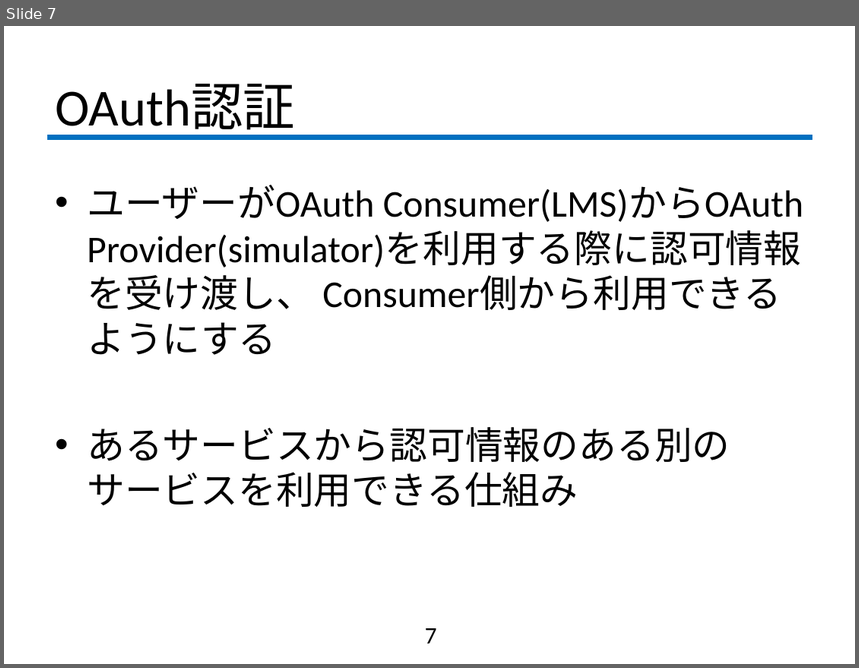
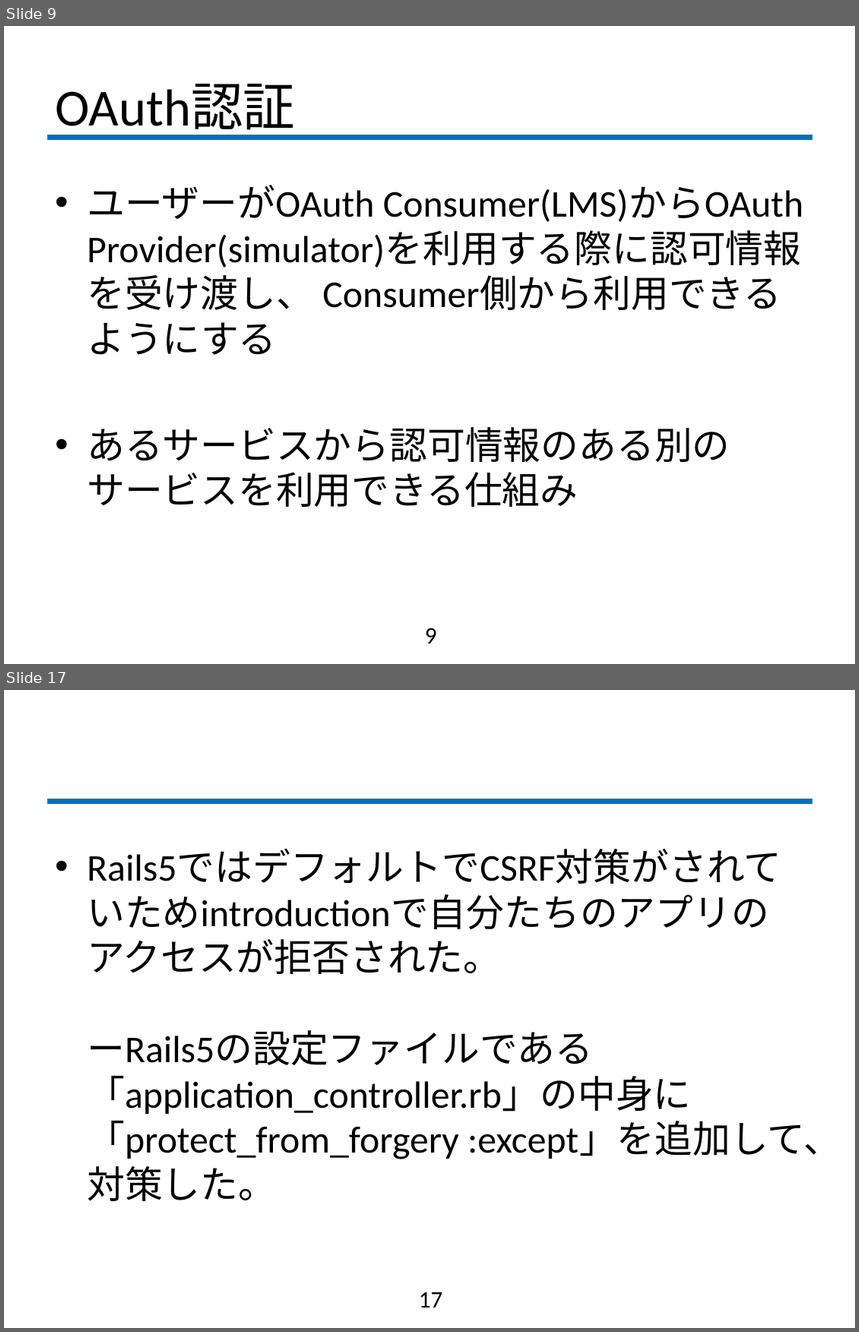
Before and after one commit to fujiLabo/fuji_simu, a slide deck: 中間発表.pptx. Shown one above the other, each under a label of ours: slide 7 before the commit, slides 9 and 17 after it; the slides between them are not shown. The pictures are 859x668 and 859x1332 pixels, drawn with LibreOffice and Linux fonts; fonts in the diff are those of the drawing; background and template pictures are left out. Boxes give left, top, right and bottom in pixels: in the first picture for what was removed or moved away, otherwise in the second. Text is boxed around its words. In the diff, an @@ line names an element or a change of style, - is before the commit and + after.

```diff
--- a/中間発表.pptx
+++ b/中間発表.pptx
@@ slide 17 added at [4, 690, 855, 1328], background #FFFFFF; not listed: 1 template element that a slide beside it also shows @@
@@ text added at [87, 939, 842, 1201], 32 pt, text #000000 @@
+• Rails5ではデフォルトでCSRF対策がされていためintroductionで自分たちのアプリのアクセスが拒否された。
+  ーRails5の設定ファイルである「application_controller.rb」の中身に「protect_from_forgery :except」を追加して、対策した。
@@ page number added at [419, 1293, 443, 1308], 20 pt, text #000000 @@
+17
@@ what was slide 7 is now slide 9 @@
@@ page number at [425, 629, 437, 644]: text changed @@
-7
+9
```
Also in this commit, not shown: 6 slides changed, 8 other slides added, 1 slide removed.
